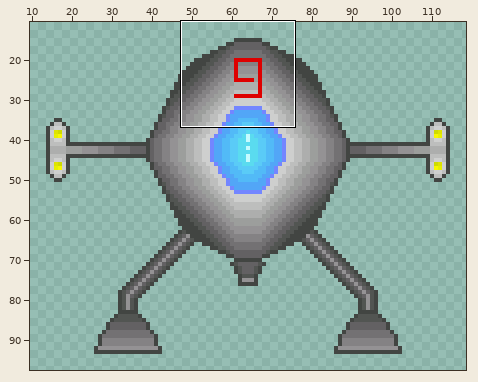
Sprite sheet, stored at src/sprite/testShip.png. The first picture is a wide view before the edit; the outline marks the close-up.
Close-up. Before the commit:
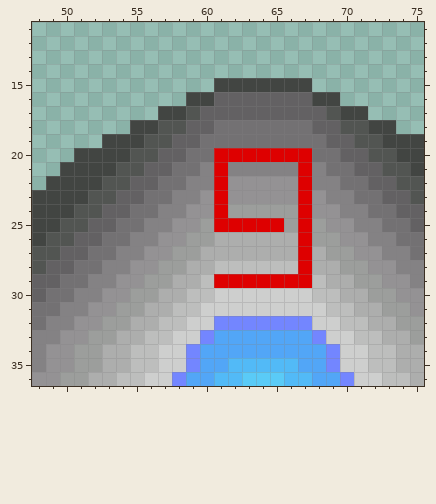
The file is 128x128 pixels. Shown: x 48..75, y 11..36. The wide view leaves out empty margins.
After the commit:
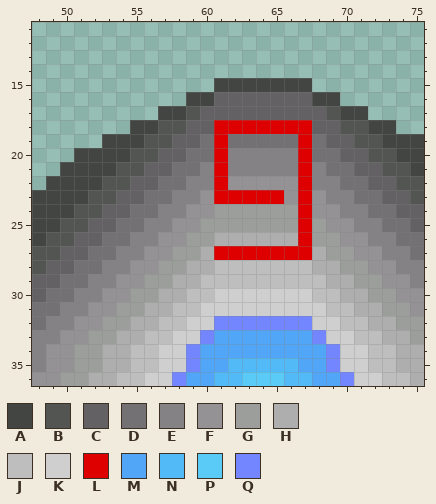
Palette (. is transparent): A #424542  B #525552  C #636163  D #737173  E #848284  F #949294  G #9c9e9c  H #adaead  J #bdbebd  K #cecfce  L #de0000  M #52a6f7  N #52baf7  P #5acbf7  Q #7386ff
Changes in this commit:
y 18: x 61..67 DDDDDDD -> LLLLLLL
y 19: x 61 D -> L; x 67 D -> L
y 20: x 62..66 LLLLL -> EEEEE
y 23: x 62..65 FFFF -> LLLL
y 24: x 61 L -> G
y 25: x 61..65 LLLLL -> GGGGG
y 27: x 61..66 HHHHHH -> LLLLLL
y 28: x 67 L -> J
y 29: x 61..67 LLLLLLL -> JJJJJJJ
Pixel boxes of the changes (left, top, right, bottom) in both close-ups:
changed: (214, 120, 312, 288)
